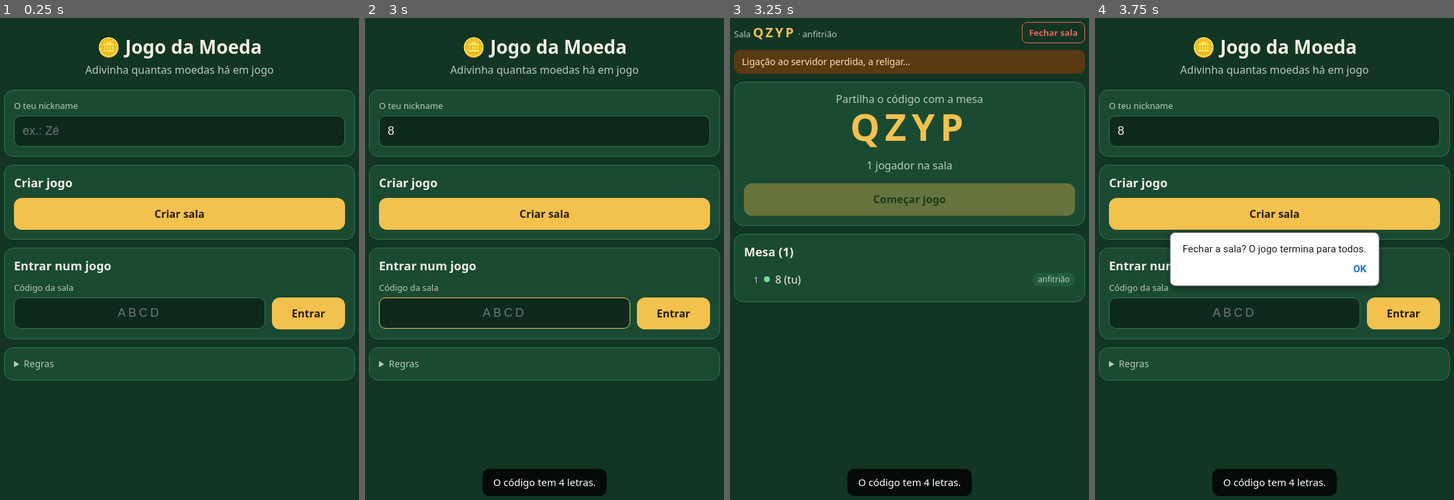
Above: before the commit, frames 1-4 (left to right).
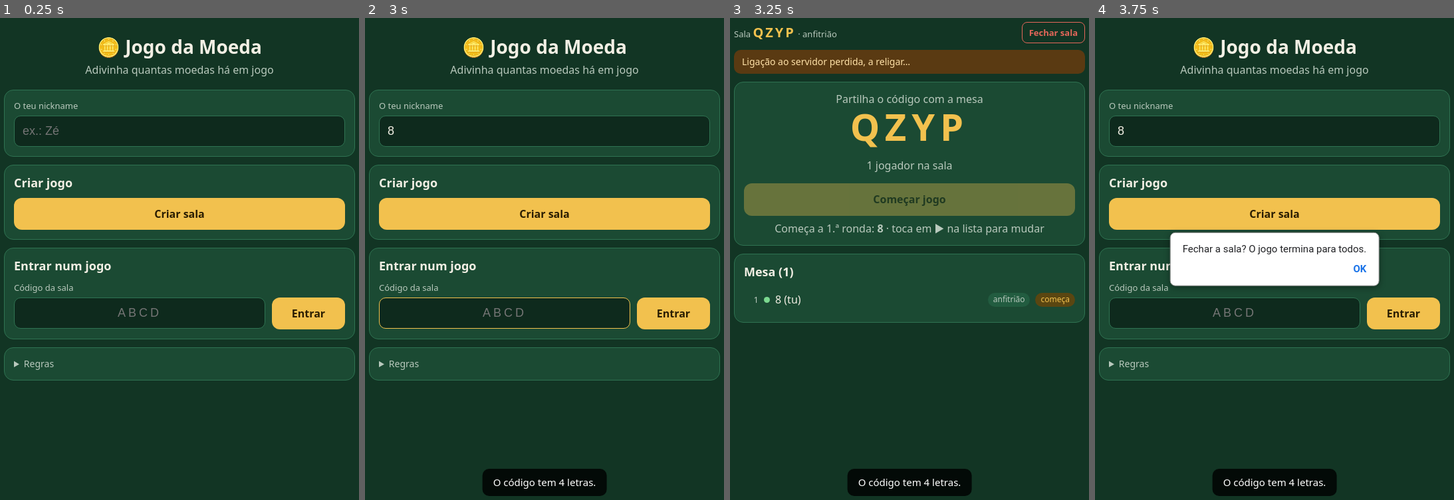
Above: after the commit, the same moments.

Repository: joaorsfonseca/jogo-moeda
Game: browser game, page index.html
Same seed, same stepped clock (60 frames per second), same inputs: the game is played once before the commit and once after it. When the page shows a pop-up message, it is drawn as a white box for half a second while everything else waits; a line starting with > is the answer the replay typed.
Inputs (mouse positions are in pixels of both pictures, inside the frame that each line leads up to):
- Up to frame 1 (0.25 s): no input
- Up to frame 2 (3 s): click (544, 128) at 1.27 s; type "8" at 1.27 s; tap Enter at 1.3, 2.5 s; click "Entrar" at 1.87 s; click (505, 312) at 2.47 s; type "2" at 2.47 s
- Up to frame 3 (3.25 s): click "Criar sala" at 3.07 s
- Up to frame 4 (3.75 s): click "Fechar sala" at 3.67 s

Frames 1-2 are identical in both runs. In frame 3, 2.2% of the frame differs, in the area x 1-99%, y 41-64%; in frame 4, nothing differs.

Commit message:
Anfitrião escolhe quem começa a 1.ª ronda
Co-Authored-By: Claude Opus 5.5 <noreply@anthropic.com>
Claude-Session: https://claude.ai/code/session_01PeQ6SDV9prVeWkWXwE9a4t

Diff:
--- a/index.html
+++ b/index.html
@@ -141,7 +141,7 @@
   if (resume) { G = resume; G.players.forEach(p => p.connected = p.pid === myPid); }
   else {
     G = { code: newCode(), phase: 'lobby', round: 0, starter: 0, coins: {}, guesses: [], order: [],
-          result: null, loser: null, players: [{ pid: myPid, name: myName, connected: true, out: false, place: null }] };
+          result: null, loser: null, firstStarter: myPid, players: [{ pid: myPid, name: myName, connected: true, out: false, place: null }] };
   }
   code = G.code; keepAwake(); openHostPeer(); changed();
 }
@@ -212,7 +212,10 @@
     }
     case 'start':
       if (!isHost || G.phase !== 'lobby' || G.players.length < 2) return;
-      G.round = 1; G.starter = Math.floor(Math.random() * G.players.length); newRound(); break;
+      G.round = 1; G.starter = Math.max(0, G.players.findIndex(x => x.pid === G.firstStarter)); newRound(); break;
+    case 'first':
+      if (!isHost || G.phase !== 'lobby' || !pl(d.pid)) return;
+      G.firstStarter = d.pid; break;
     case 'next':
       if (!isHost || G.phase !== 'reveal') return;
       G.round++; G.starter = nextActiveIdx(G.starter); newRound(); break;
@@ -258,6 +261,7 @@
   G.players.splice(idx, 1);
   if (idx < G.starter) G.starter--;
   if (G.starter >= G.players.length) G.starter = 0;
+  if (G.firstStarter === pid) G.firstStarter = G.players[0]?.pid;
   delete G.coins[pid];
   G.order = G.order.filter(x => x !== pid);
   G.guesses = G.guesses.filter(g => g.pid !== pid);
@@ -273,7 +277,7 @@
     code: G.code, me: pid, hostPid: myPid, phase: G.phase, round: G.round,
     players: G.players.map(p => ({ pid: p.pid, name: p.name, connected: p.connected, out: p.out, place: p.place, ready: G.coins[p.pid] !== undefined })),
     myCoins: G.coins[pid] ?? null, order: G.order, guesses: G.guesses, range: range(),
-    starter: G.players[G.starter]?.pid, result: G.result, loser: G.loser
+    starter: G.phase === 'lobby' ? (pl(G.firstStarter) ? G.firstStarter : G.players[0]?.pid) : G.players[G.starter]?.pid, result: G.result, loser: G.loser
   };
 }
 function changed(){
@@ -351,6 +355,7 @@
   bindTop();
   app.querySelectorAll('[data-a]').forEach(b => b.onclick = () => {
     const a = b.dataset.a, n = b.dataset.n !== undefined ? Number(b.dataset.n) : undefined;
+    if (a === 'first') { send({ t: 'first', pid: b.dataset.pid }); return; }
     if (a === 'move') { send({ t: 'move', pid: b.dataset.pid, n }); return; }
     if (a === 'kick') { if (confirm('Remover ' + b.dataset.name + '?')) send({ t: 'kick', pid: b.dataset.pid }); return; }
     send({ t: a, n });
@@ -393,7 +398,8 @@
     <div class="big" style="letter-spacing:8px">${esc(v.code)}</div>
     <p class="muted">${v.players.length} jogador${v.players.length === 1 ? '' : 'es'} na sala</p>
     ${isHost ? `<button data-a="start" ${v.players.length < 2 ? 'disabled' : ''}>Começar jogo</button>`
-             : `<p>À espera que o anfitrião comece…</p>`}</div>`;
+             : `<p>À espera que o anfitrião comece…</p>`}
+    <p class="muted" style="margin:8px 0 0">Começa a 1.ª ronda: <b>${nameOf(v.starter)}</b>${isHost ? ' · toca em ▶ na lista para mudar' : ''}</p></div>`;
 }
 function coinsPhase(v, me){
   const act = v.players.filter(p => !p.out), ready = act.filter(p => p.ready).length;
@@ -452,11 +458,13 @@
     else if (p.out) tag = `<span class="tag ok">safo #${p.place}</span>`;
     else if (v.phase === 'coins') tag = p.ready ? '<span class="tag ok">pronto</span>' : '<span class="tag">a escolher</span>';
     else if (inGame) tag = '<span class="tag gold">em jogo</span>';
+    if (!inGame && p.pid === v.starter) tag = '<span class="tag gold">começa</span>';
     if (p.pid === v.hostPid) tag = '<span class="tag">anfitrião</span> ' + tag;
     const kick = isHost && p.pid !== v.me ? `<button class="small sec" data-a="kick" data-pid="${esc(p.pid)}" data-name="${esc(p.name)}">✕</button>` : '';
+    const first = isHost && !inGame && p.pid !== v.starter ? `<button class="small sec" data-a="first" data-pid="${esc(p.pid)}" aria-label="Começa a 1.ª ronda">▶</button>` : '';
     const move = canOrder ? `<button class="small sec" data-a="move" data-pid="${esc(p.pid)}" data-n="-1" ${i === 0 ? 'disabled' : ''} aria-label="Subir">▲</button>`
       + `<button class="small sec" data-a="move" data-pid="${esc(p.pid)}" data-n="1" ${i === v.players.length - 1 ? 'disabled' : ''} aria-label="Descer">▼</button>` : '';
-    return `<li><span class="seat">${i + 1}</span><span class="dot ${p.connected ? '' : 'off'}"></span><span class="nm">${esc(p.name)}${p.pid === v.me ? ' (tu)' : ''}</span>${tag}${move}${kick}</li>`;
+    return `<li><span class="seat">${i + 1}</span><span class="dot ${p.connected ? '' : 'off'}"></span><span class="nm">${esc(p.name)}${p.pid === v.me ? ' (tu)' : ''}</span>${tag}${first}${move}${kick}</li>`;
   }).join('');
   const hint = canOrder ? '<p class="muted" style="margin:0 0 8px;font-size:14px">Ordena pelos lugares à mesa (no sentido dos ponteiros do relógio). As rondas seguem esta ordem.</p>' : '';
   return `<div class="card"><h2>Mesa (${v.players.length})</h2>${hint}<ul class="players">${items}</ul></div>`;
